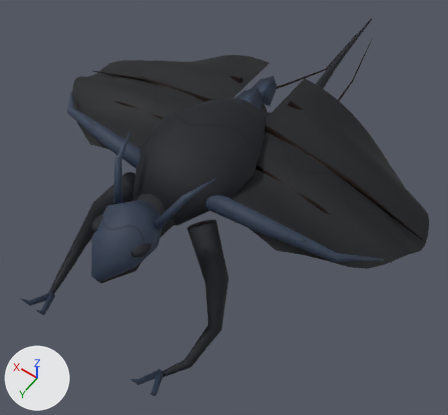
What one commit did to the glTF model docs/assets/creatures/shade-manta.glb.
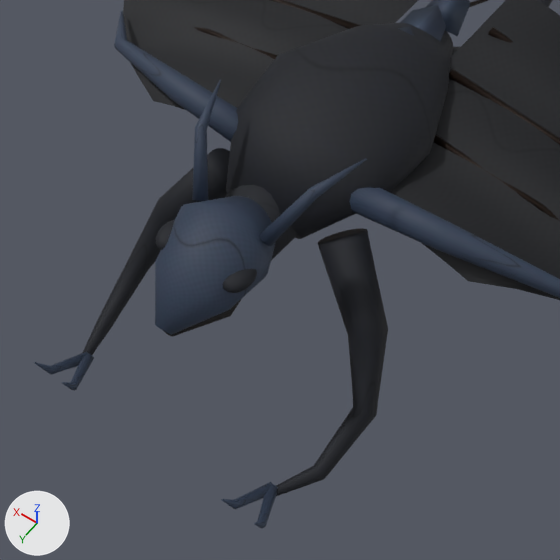
There are two pictures of each version: one whole from a 50 mm camera at (-1.376, 1.809, 3.582) aimed at (-0.07, -0.02, 0.709), one close up on the part from 0% to 74% of the width and 20% to 100% of the height. Arrows for +X, +Y and +Z are at lower left; the lights stay in place. The first two pictures are the older version. Where no turn or scale is listed for an object, it has been applied to the vertices.

The first close-up shows 'shade_Skinned'.
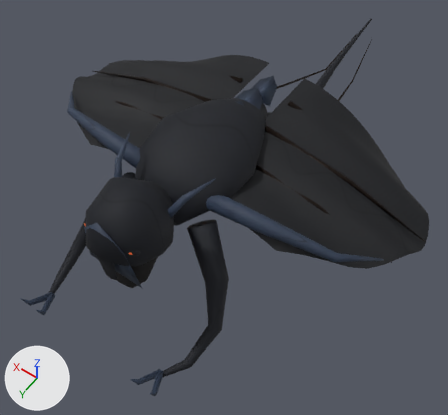
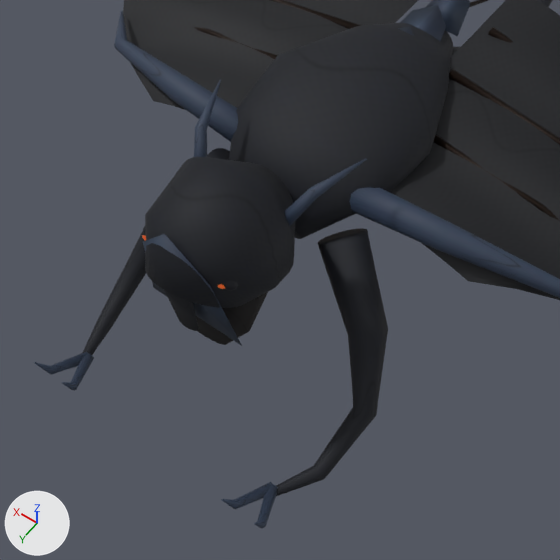
Pixel boxes (x1, y1, x2, y2) of what changed, in the close-ups (560 x 560 px; the box of a moved part takes in the faces that stretch with it):
```json
{"part": 1, "of": "me_continuous_ray_thorax", "change": "moved or reshaped", "before": [223, 269, 257, 293], "after": [224, 281, 238, 291]}
{"part": 2, "of": "me_continuous_ray_thorax", "change": "moved or reshaped", "before": [156, 220, 175, 250], "after": [143, 226, 145, 235], "on screen": "mostly hidden afterwards"}
{"part": 3, "of": "me_continuous_ray_thorax", "change": "rebuilt", "before": [155, 196, 275, 335], "after": [145, 157, 295, 308], "on screen": "25% wider, 9% taller"}
{"part": 4, "of": "me_continuous_ray_thorax", "change": "added", "after": [196, 292, 268, 345]}
{"part": 5, "of": "me_continuous_ray_thorax", "change": "added", "after": [164, 290, 199, 331]}
{"part": 6, "of": "me_continuous_ray_thorax", "change": "reshaped", "before": [164, 300, 241, 336], "after": [143, 234, 242, 346]}
```

Edits to the scene script, one JSON object a line:
```json
{"block": "me_continuous_ray_thorax", "where": "# used by ob_shade_skinned; location = (0.0, 0.0, 0.0)"}
{"op": "remove", "block": "me_continuous_ray_thorax", "code": "me_continuous_ray_thorax.from_pydata(...)  # 2920 vertices, 5448 faces; spans x -1.16..1.16, y -1.96..1.1, z 0.55..1.41"}
{"op": "add", "block": "me_continuous_ray_thorax", "code": "me_continuous_ray_thorax.from_pydata(...)  # 2968 vertices, 5536 faces; spans x -1.16..1.16, y -1.96..1.1, z 0.55..1.45"}
{"block": "me_continuous_ray_thorax", "change": "me_continuous_ray_thorax part 1: the loose piece of 162 vertices spanning x -0.16..-0.07, y 0.65..0.77, z 1.18..1.23 is scaled about its middle by (1.02, 0.466, 1.28), then moved by (0.0, 0.05, 0.05)"}
{"block": "me_continuous_ray_thorax", "change": "me_continuous_ray_thorax part 2: the loose piece of 162 vertices spanning x 0.07..0.16, y 0.65..0.77, z 1.18..1.23 is scaled about its middle by (1.02, 0.466, 1.28), then moved by (0.0, 0.05, 0.05)"}
{"block": "me_continuous_ray_thorax", "change": "me_continuous_ray_thorax part 3: the loose piece of 112 vertices spanning x -0.16..0.16, y 0.5..0.92, z 1.05..1.32 is rebuilt with 112 vertices and now spans x -0.21..0.21, y 0.43..0.88, z 1.01..1.45, in mat_obsidian_lacquer"}
{"block": "me_continuous_ray_thorax", "change": "me_continuous_ray_thorax part 4: a new loose piece of 54 vertices spanning x -0.13..0.13, y 0.56..0.79, z 0.86..1.07, in mat_tendon"}
{"block": "me_continuous_ray_thorax", "change": "me_continuous_ray_thorax part 5: a new loose piece of 42 vertices spanning x -0.06..0.06, y 0.8..0.85, z 1.0..1.3, in mat_obsidian_lacquer"}
{"block": "me_continuous_ray_thorax", "change": "me_continuous_ray_thorax part 6"}
{"block": "me_continuous_ray_thorax", "change": "54 vertices are removed from x -0.09..0.09, y 0.58..0.9, z 0.98..1.1"}
{"block": "me_continuous_ray_thorax", "change": "104 faces are deleted"}
{"block": "me_continuous_ray_thorax", "change": "6 vertices are added at (0.17, 0.79, 0.99), (-0.17, 0.79, 0.99), (-0.12, 0.81, 1.29), (0.0, 0.83, 1.43), (0.12, 0.81, 1.29), (0.0, 0.82, 1.21)"}
{"block": "me_continuous_ray_thorax", "change": "8 new faces join them, mat_porcelain_bone"}
{"block": "me_continuous_ray_thorax", "change": "other edits to the shape of me_continuous_ray_thorax do not show in these pictures"}
```
